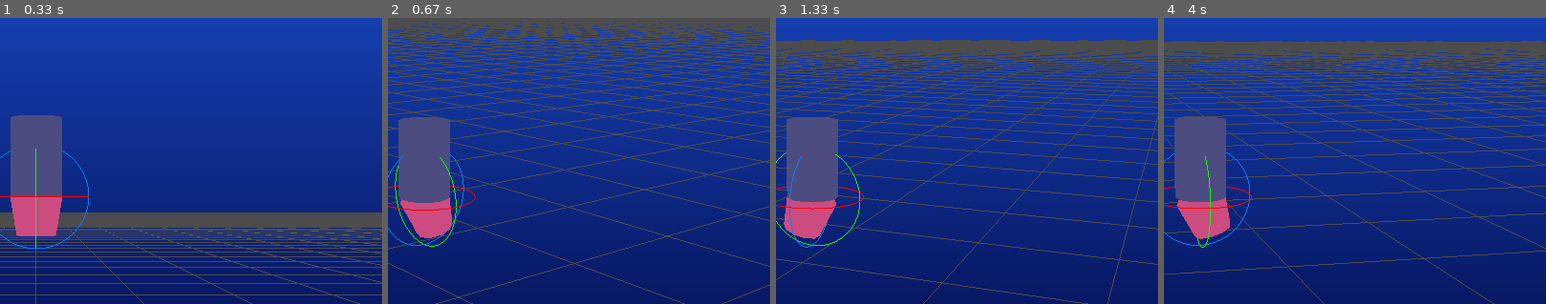
Above: before the commit, frames 1-4 (left to right).
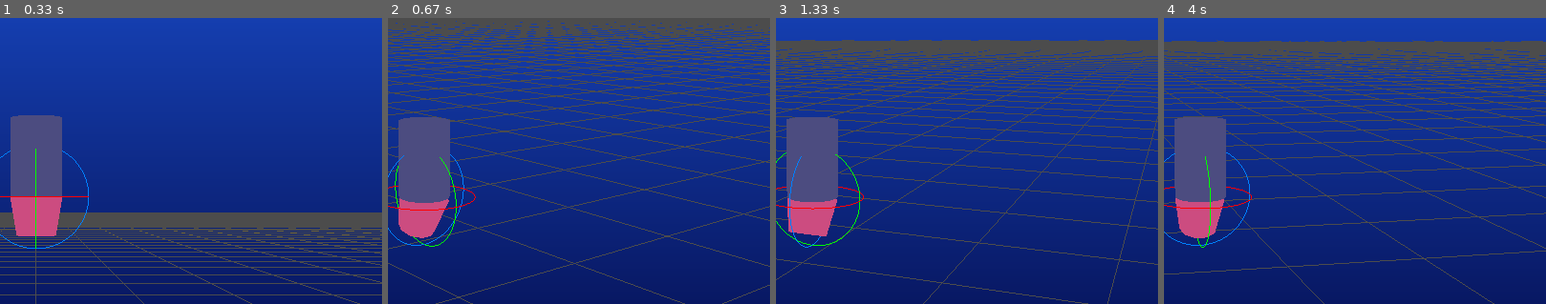
Above: after the commit, the same moments.

Repository: Philipp-BHT/thrust_vector_drone
Game: pygame game, started from simulation.py
Same seed, same stepped clock (60 frames per second), same inputs: the game is played once before the commit and once after it.
Inputs (mouse positions are % of the whole screen's width and height, from its top left):
- Up to frame 1 (0.33 s): no input
- Up to frame 2 (0.67 s): hold D from 0.33 s (still down); move the mouse to (46, 54) at 0.37 s
- Up to frame 3 (1.33 s): release D at 0.8 s; hold W 0.83-1.3 s; move the mouse to (82, 47) at 0.87 s
- Up to frame 4 (4 s): hold D 1.33-1.8 s; move the mouse to (26, 51) at 1.37 s; hold A 1.83-2.37 s; move the mouse to (19, 35) at 1.87 s; hold S 2.4-2.7 s; move the mouse to (65, 15) at 2.43 s; hold A 2.73-3.13 s; move the mouse to (62, 59) at 2.77 s; hold W 3.17-3.53 s; move the mouse to (52, 16) at 3.2 s; hold D from 3.57 s (still down); move the mouse to (14, 47) at 3.6 s
The pictures show only the part of the screen within x 45-95%, y 19-69%; the shares and areas given below are measured in that part.

Frame 1 is identical in both runs. In frame 2, 0.6% of the frame differs, in the area x 2-17%, y 62-77%; in frame 3, 0.3%; in frame 4, 0.5%.

Commit message:
Added velocity controller (still buggy)

Diff:
--- a/drone.py
+++ b/drone.py
@@ -14,7 +14,8 @@
     def __init__(self, weight, diameter, height, motor_model: str = None,
                  altitude_control=ControlParams(),
                  orientation_control=ControlParams(),
-                 position_control=ControlParams()):
+                 position_control=ControlParams(),
+                 velocity_control=ControlParams()):
         self.weight = weight
         self.diameter = diameter
         self.height = height
@@ -26,6 +27,7 @@
         self.orientation_control = OrientationController(orientation_control)
         self.altitude_control = AltitudeController(altitude_control)
         self.position_control = PositionController(position_control)
+        self.velocity_control = VelocityController(velocity_control)
         self.battery = Battery()
 
         self.g = 9.81
@@ -110,7 +112,7 @@
 
     def update(self, dt, throttle,
                manual_deflection=None,  # (alpha, beta) in radians if mode="manual"
-               ref_pitch=0.0, ref_yaw=0.0,  # desired attitude if closed-loop
+               ref_pitch=0.0, ref_roll=0.0,  # desired attitude if closed-loop
                t_now=0.0):
 
         # choose ONE deflection source
@@ -118,7 +120,7 @@
             alpha = manual_deflection[0]
             beta = manual_deflection[1]
         else:
-            alpha, beta = self.orientation_control.compute_target_deflection(self, ref_pitch, ref_yaw)
+            alpha, beta = self.orientation_control.compute_target_deflection(self, ref_pitch, ref_roll)
         # alpha, beta = manual_deflection
         # print(alpha, beta)
 
@@ -196,13 +198,13 @@
         if t > 5.0:
             z_ref = 2
         alpha_cmd, beta_cmd = drone.orientation_control.compute_target_deflection(
-            drone, ref_pitch=0.0, ref_yaw=0.0)
+            drone, ref_pitch=0.0, ref_roll=0.0)
         throttle = drone.altitude_control.step(drone, z_ref)
         drone.update(dt,
                      throttle,
                      manual_deflection=(alpha_cmd, beta_cmd),
                      ref_pitch=0.0,
-                     ref_yaw=0.0,
+                     ref_roll=0.0,
                      t_now=t)
         t += dt
         steps.append(t)
@@ -247,13 +249,13 @@
             ref_pitch = math.radians(20)
 
         alpha_cmd, beta_cmd = drone.orientation_control.compute_target_deflection(
-            drone, ref_pitch=ref_pitch, ref_yaw=0.0)
+            drone, ref_pitch=ref_pitch, ref_roll=0.0)
         throttle = drone.altitude_control.step(drone, z_ref)
         drone.update(dt,
                      throttle,
                      manual_deflection=(alpha_cmd, beta_cmd),
                      ref_pitch=0.0,
-                     ref_yaw=0.0,
+                     ref_roll=0.0,
                      t_now=t)
         t += dt
         steps.append(t)
@@ -304,7 +306,7 @@
         drone.update(dt,
                      throttle,
                      ref_pitch=roll_ref,
-                     ref_yaw=pitch_ref,
+                     ref_roll=pitch_ref,
                      t_now=t)
         t += dt
         steps.append(t)
@@ -319,6 +321,58 @@
     ax.legend()
     plt.show()
 
+def test_velocity_system():
+    t = 0
+    z_ref = 2
+    t_end = 40.0
+    dt = 0.01
+    steps = []
+    velocity_x = []
+    velocity_y = []
+    positions_x = []
+
+    drone = (DroneSim(weight=1.9 * 9.81,
+                      diameter=0.2,
+                      height=0.3,
+                      motor_model="T-Motor F80 PRO 2408 Brushless Motor",
+                      altitude_control=ControlParams(Kp=2, Kv=0.5, Ki=0),
+                      orientation_control=ControlParams(Kp=2, Kv=1.2, Ki=0),
+                      position_control=ControlParams(Kp=0.7, Kv=0.2, Ki=0),
+                      velocity_control=ControlParams(Kp=0.01, Kv=0.1, Ki=0.0)))
+
+    drone.drone_state.position = [0, 0, 2]
+    drone.motor.throttle = math.sqrt((drone.mass*drone.g)/drone.motor.T_max_N)
+    drone.drone_state.velocity[1] = 1.3
+    ref_vel_x = 0
+    ref_vel_y = 1.3
+
+    while t < t_end:
+        if t >= 5.0:
+            ref_vel_x = 0
+            ref_vel_y = 0
+
+
+        pitch_ref, roll_ref = drone.velocity_control.compute_target_deflection(drone, ref_vel_x, ref_vel_y)
+        throttle = drone.altitude_control.step(drone, z_ref)
+        drone.update(dt,
+                     throttle,
+                     ref_pitch=roll_ref,
+                     ref_roll=pitch_ref,
+                     t_now=t)
+        t += dt
+        steps.append(t)
+        velocity_x.append(drone.drone_state.velocity[0])
+        velocity_y.append(drone.drone_state.velocity[1])
+        positions_x.append(drone.drone_state.position[0])
+
+
+    fig, ax = plt.subplots()
+    ax.plot(steps, velocity_y, label='Velocity x')
+    # ax.plot(steps, positions_x, label='Velocity y')
+    ax.set_xlabel('Time (s)')
+    ax.legend()
+    plt.show()
+
 
 if __name__ == "__main__":
-    test_orientation_system()
+    test_velocity_system()
--- a/simulation.py
+++ b/simulation.py
@@ -206,9 +206,8 @@
     center_of_mass = 0.0
     x_position, y_position, z_position = drone.drone_state.position
 
-    camera_distance = 3.0   # meters; change freely now
-    camera_height   = 1.5   # meters
-
+    camera_distance = 3.0
+    camera_height   = 1.5
     yaw_camera_angle_rad   = np.deg2rad(camera_angle_yaw)
     pitch_camera_angle_rad = np.deg2rad(camera_angle_pitch)
 
@@ -230,16 +229,8 @@
 
     pygame.display.flip()
 
-def get_current_waypoint(t, waypoints):
-    # Find the last keyframe ≤ current time
-    angles = sorted(waypoints.keys())
-    for i in reversed(angles):
-        if t >= i:
-            return waypoints[i]['yaw'], waypoints[i]['pitch']
-    return waypoints[angles[0]]['yaw'], waypoints[angles[0]]['pitch']   # Default to the first key if none matched
-
-
-def run_pygame_simulation():
+
+def run_pygame_simulation(position_control = False):
     pygame.init()
     screen_width, screen_height = 800, 600
     pygame.display.set_caption("Real-Time 3D Drone Simulation")
@@ -250,7 +241,6 @@
 
     glMatrixMode(GL_PROJECTION)
     glLoadIdentity()
-    # Tighter FOV and meter-friendly near/far planes
     gluPerspective(40.0, screen_width / screen_height, 0.01, 50.0)
 
     glMatrixMode(GL_MODELVIEW)
@@ -269,6 +259,7 @@
                       motor_model="T-Motor F80 PRO 2408 Brushless Motor",
                       altitude_control=ControlParams(Kp=2, Kv=0.5, Ki=0),
                       position_control=ControlParams(Kp=0.7, Kv=0.2, Ki=0),
+                      velocity_control=ControlParams(Kp=0.06, Kv=0.12, Ki=0),
                       orientation_control=ControlParams(Kp=2, Kv=1.2, Ki=0),
                       ))
 
@@ -278,8 +269,8 @@
     running = True
     manual_prev = False
     z_ref = 2.0
-    roll_ref = 0
-    pitch_ref = 0
+    roll_ref, pitch_ref = 0.0, 0.0
+    vel_x_ref, vel_y_ref = 0.0, 0.0
 
     t = 0.0
     stars = [(np.random.uniform(-500, 500), np.random.uniform(100, 500), np.random.uniform(-500, 500))
@@ -313,23 +304,34 @@
         else:
             throttle = 0
 
-        if keys[K_a]: roll_ref = math.radians(20)
-        if keys[K_d]: roll_ref = math.radians(-20)
-        if keys[K_s]: pitch_ref = math.radians(20)
-        if keys[K_w]: pitch_ref = math.radians(-20)
-
-        pressed = keys[K_a] or keys[K_d] or keys[K_s] or keys[K_w]
-
-        if manual_prev and not pressed:
-            drone.position_control.capture_ahead_tau(drone)
-
-        if drone.position_control.x_ref is None:
-            drone.position_control.capture_ahead_tau(drone)
-
-        if not pressed:
-            pitch_ref, roll_ref = drone.position_control.step(drone)
-
-        drone.update(dt, throttle, manual_deflection=None, ref_pitch=roll_ref, ref_yaw=pitch_ref)
+        if position_control:
+            if keys[K_a]: roll_ref = math.radians(20)
+            if keys[K_d]: roll_ref = math.radians(-20)
+            if keys[K_s]: pitch_ref = math.radians(20)
+            if keys[K_w]: pitch_ref = math.radians(-20)
+
+            pressed = keys[K_a] or keys[K_d] or keys[K_s] or keys[K_w]
+            if manual_prev and not pressed:
+                drone.position_control.capture_ahead_tau(drone)
+            if drone.position_control.x_ref is None:
+                drone.position_control.capture_ahead_tau(drone)
+            if not pressed:
+                roll_ref, pitch_ref = drone.position_control.step(drone)
+
+        else:
+            if keys[K_a]: vel_x_ref = 100
+            if keys[K_d]: vel_x_ref = -100
+            if keys[K_s]: vel_y_ref = -100
+            if keys[K_w]: vel_y_ref = 100
+
+            pressed = keys[K_a] or keys[K_d] or keys[K_s] or keys[K_w]
+            if not pressed:
+                vel_x_ref, vel_y_ref = 0.0, 0.0
+
+            pitch_ref, roll_ref = drone.velocity_control.compute_target_deflection(drone, vel_x_ref, vel_y_ref)
+
+
+        drone.update(dt, throttle, ref_pitch=pitch_ref, ref_roll=roll_ref)
 
         drone.flight_records.add_state(drone.drone_state, t)
         t += dt
@@ -341,4 +343,4 @@
 
 
 if __name__ == "__main__":
-    run_pygame_simulation()
+    run_pygame_simulation(position_control=False)
--- a/subsystems.py
+++ b/subsystems.py
@@ -1,6 +1,4 @@
 import numpy as np
-import math
-
 import math
 
 class Motor:
@@ -86,8 +84,8 @@
         self.position = np.zeros(3)       # [x, y, z]
         self.velocity = np.zeros(3)       # [vx, vy, vz]
         self.acceleration = np.zeros(3)   # [ax, ay, az]
-        self.orientation = np.zeros(3)    # [pitch, yaw, roll] or use quaternions if needed
-        self.angular_velocity = np.zeros(3)  # [pitch_rate, yaw_rate, roll_rate]
+        self.orientation = np.zeros(3)    # [pitch, roll, yaw] or use quaternions if needed
+        self.angular_velocity = np.zeros(3)  # [pitch_rate, roll_rate, yaw_rate]
 
     def __repr__(self):
         return f"Pos: {self.position}, Vel: {self.velocity}, Acc: {self.acceleration}"
@@ -113,8 +111,8 @@
                  i_clamp=3.0,  # clamp on the integral term (m/s)
                  min_cos=0.2,  # avoid divide-by-near-zero when tilted hard
                  a_cmd_limit=5.0):  # vertical accel command limit (m/s^2)
-        self.Kp, self.Ki, self.Kv = [control_params.Kp, control_params.Ki, control_params.Kv] if (
-            control_params) else [1.2, 0.4, 0.8]
+        self.Kp, self.Ki, self.Kv = (control_params.Kp, control_params.Ki, control_params.Kv) if (
+            control_params) else (1.2, 0.4, 0.8)
         self.dt = dt
         self.i = 0.0
         self.i_clamp = i_clamp
@@ -171,8 +169,8 @@
                  dt=0.01,
                  max_deflect=math.radians(15),
                  i_clamp=None):
-        self.Kp, self.Ki, self.Kv = [control_params.Kp, control_params.Ki, control_params.Kv] if (
-            control_params) else [2.5, 0, 6]
+        self.Kp, self.Ki, self.Kv = (control_params.Kp, control_params.Ki, control_params.Kv) if (
+            control_params) else (2.5, 0, 6)
 
         self.dt = dt
         self.max_deflect = max_deflect
@@ -184,14 +182,65 @@
     @staticmethod
     def _sat(x, lim): return max(-lim, min(lim, x))
 
-    def compute_target_deflection(self, drone, ref_pitch=0.0, ref_yaw=0.0):
-        pitch, yaw = drone.drone_state.orientation[0], drone.drone_state.orientation[1]
+    def compute_target_deflection(self, drone, ref_pitch=0.0, ref_roll=0.0):
+        pitch, roll = drone.drone_state.orientation[0], drone.drone_state.orientation[1]
         p_dot, y_dot = drone.drone_state.angular_velocity[0], drone.drone_state.angular_velocity[1]
-        e_p, e_y = (ref_pitch - pitch), (ref_yaw - yaw)
+        e_p, e_y = (ref_pitch - pitch), (ref_roll - roll)
 
         u_p = self.Kp * e_p + self.Ki * self.i_pitch - self.Kv * p_dot
         u_y = self.Kp * e_y + self.Ki * self.i_yaw - self.Kv * y_dot
         return -u_p, -u_y
+
+
+class VelocityController:
+    def __init__(self,
+                 control_params=None,
+                 dt=0.01,
+                 max_deflect=math.radians(15),
+                 i_clamp=None):
+        self.Kp, self.Ki, self.Kv = (
+            (control_params.Kp, control_params.Ki, control_params.Kv)
+            if control_params is not None else
+            (0.1, 0.0, 1.0)
+        )
+
+        self.dt = dt
+        self.max_deflect = max_deflect
+        self.i_clamp = (0.5 * max_deflect) if i_clamp is None else i_clamp
+
+        # state
+        self.i_pitch = 0.0
+        self.i_roll   = 0.0
+
+    @staticmethod
+    def _sat(x, lim):
+        return max(-lim, min(lim, x))
+
+    def compute_target_deflection(self, drone, ref_vel_x=0.0, ref_vel_y=0.0):
+        # --- measured velocities (world frame)
+        vx = drone.drone_state.velocity[0]
+        vy = drone.drone_state.velocity[1]
+
+        e_x = ref_vel_x - vx
+        e_y = ref_vel_y - vy
+
+        # integrator update (prelim)
+        self.i_pitch += self.Ki * e_x * self.dt
+        self.i_roll   += self.Ki * e_y * self.dt
+
+
+        self.i_pitch = self._sat(self.i_pitch, self.i_clamp)
+        self.i_roll   = self._sat(self.i_roll, self.i_clamp)
+
+        u_pitch = self.Kp * e_x + self.i_pitch - self.Kv * vx
+        u_roll = self.Kp * e_y + self.i_roll - self.Kv * vy
+
+        u_pitch = self._sat(u_pitch, self.max_deflect)
+        u_roll = self._sat(u_roll,   self.max_deflect)
+
+        print(u_pitch, u_roll)
+
+        return u_roll, u_pitch
 
 class PositionController:
     def __init__(self,
@@ -200,8 +249,8 @@
                  max_tilt_deg=8.0,
                  sign_pitch=1.0,
                  sign_roll =-1.0):
-        self.Kp, self.Ki, self.Kv = [control_params.Kp, control_params.Ki, control_params.Kv] if (
-            control_params) else [0.1, 0, 1]
+        self.Kp, self.Ki, self.Kv = (control_params.Kp, control_params.Ki, control_params.Kv) if (
+            control_params) else (0.1, 0, 1)
         self.dt = dt
         self.ix = 0.0
         self.iy = 0.0
